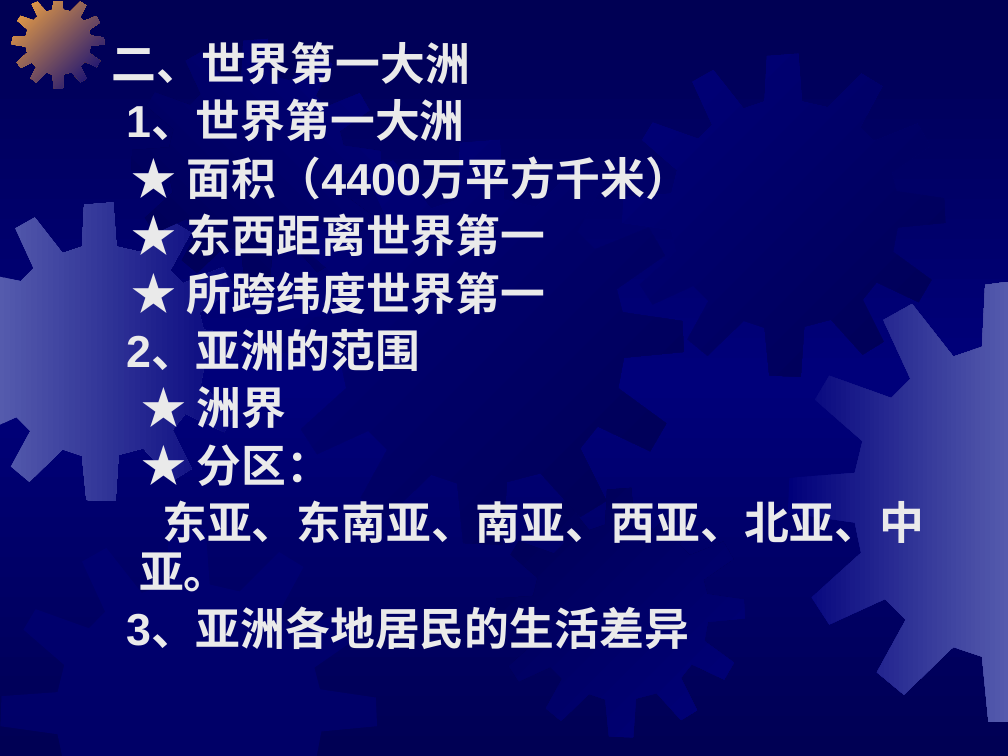
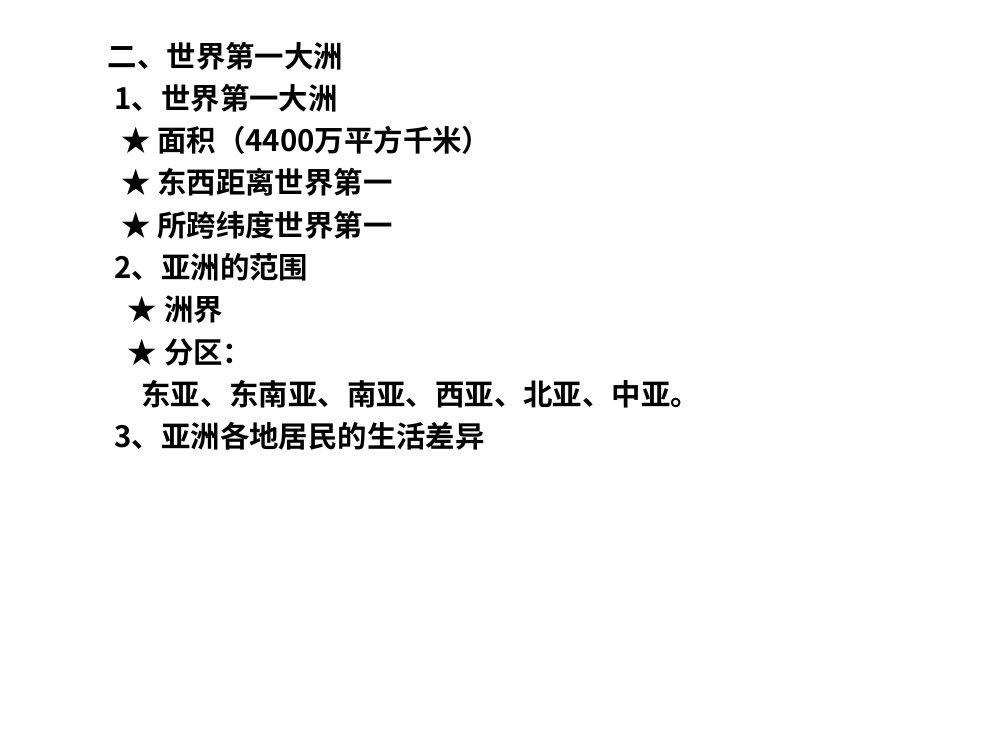
Before and after one commit to CCR-Studio/CCR-Studio.github.io, a slide deck: slide 4 of down/geography/第一节位置和范围.pptx. Drawn at 1008x756 pixels with LibreOffice and Linux fonts; fonts in the diff are those of the drawing; background and template pictures are left out. Boxes give left, top, right and bottom in pixels: in the first picture for what was removed or moved away, otherwise in the second. Text is boxed around its words. In the diff, an @@ line names an element or a change of style, - is before the commit and + after.

```diff
--- a/down/geography/第一节位置和范围.pptx
+++ b/down/geography/第一节位置和范围.pptx
@@ background gradient #000054 to #00007A to #FFFFFF @@
@@ freeform shape removed at [12,2,105,89] @@
@@ text "二、世界第一大洲" at [108,42,700,450]: size 32 to 21 pt, font Arial to Noto Sans CJK SC, text colour #EAEAEA to #000000; indent changed; more space between paragraphs @@
@@ freeform shape removed at [131,39,381,289] @@
@@ freeform shape removed at [623,53,946,376] @@
@@ freeform shape removed at [279,140,683,545] @@
@@ freeform shape removed at [0,203,249,501] @@
@@ freeform shape removed at [788,282,1008,723] @@
@@ freeform shape removed at [495,488,745,738] @@
@@ freeform shape removed at [0,529,377,756] @@
```
Also in this commit, not shown: 9 other slides changed, 2 other files.
